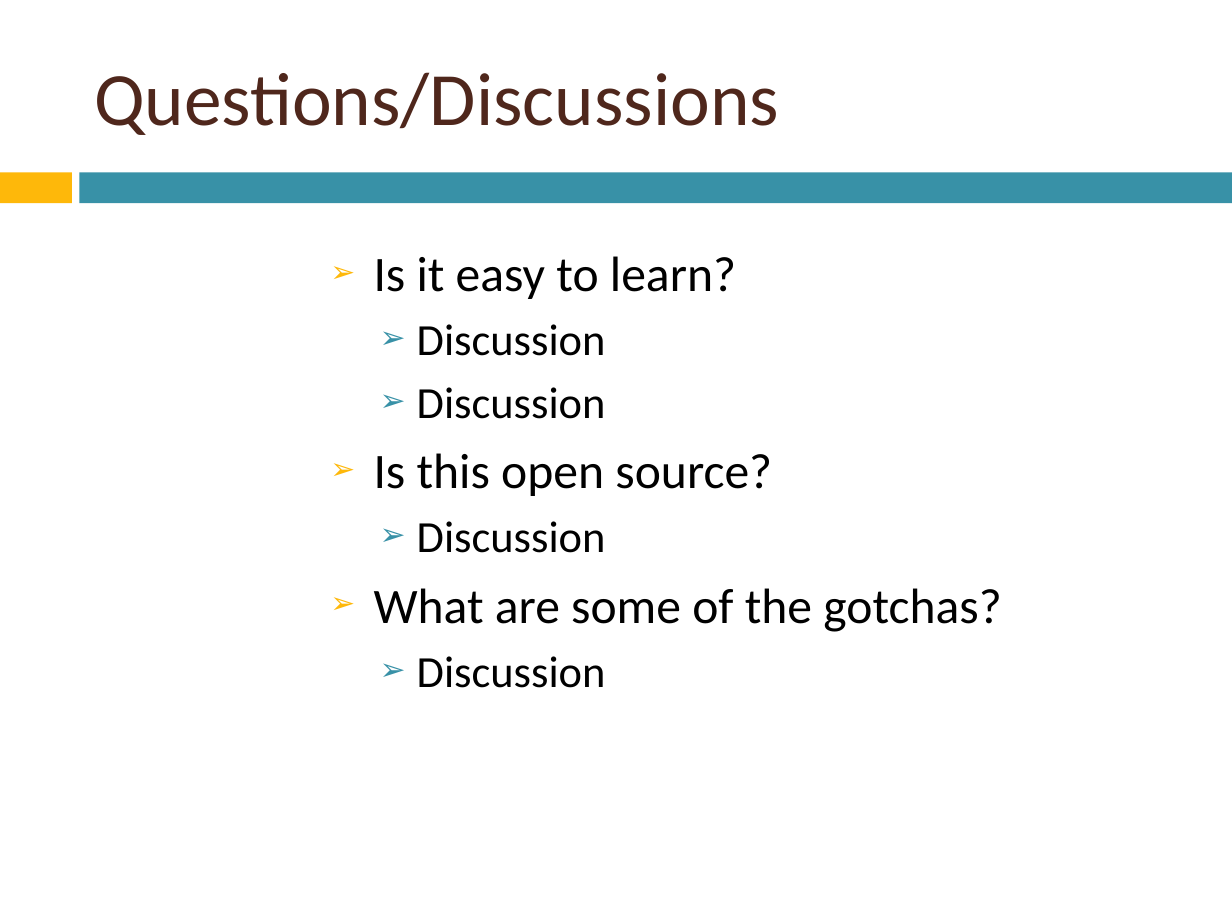
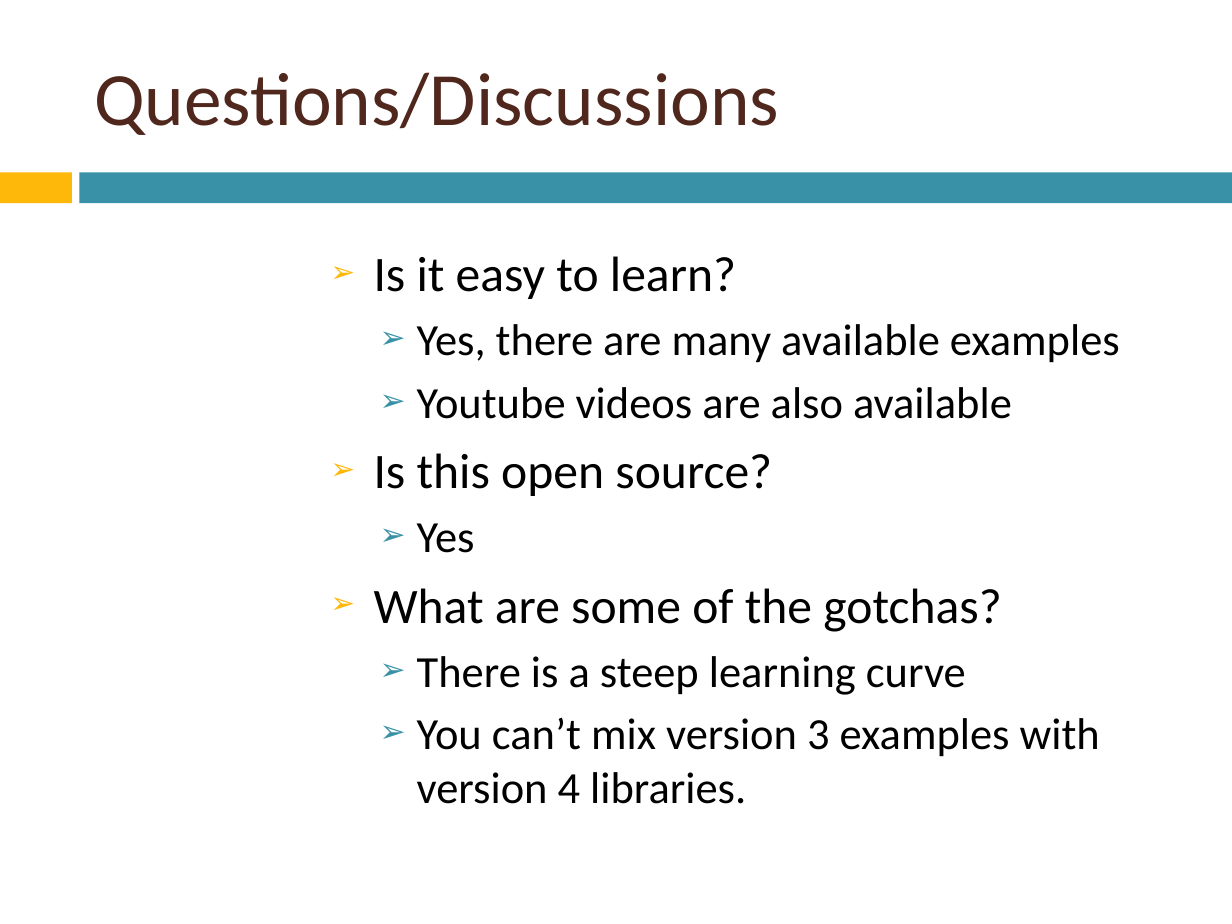
Before and after one commit to htc-ccis2591/js-library-project, a slide deck: slide 20 of D3-Library-project.pptx. Drawn at 1232x924 pixels with LibreOffice and Linux fonts; fonts in the diff are those of the drawing; background and template pictures are left out. Boxes give left, top, right and bottom in pixels: in the first picture for what was removed or moved away, otherwise in the second. Text is boxed around its words. In the diff, an @@ line names an element or a change of style, - is before the commit and + after.

```diff
--- a/D3-Library-project.pptx
+++ b/D3-Library-project.pptx
@@ text at (417, 324, 1120, 419): text changed @@
-  ➢ Discussion
-  ➢ Discussion
+  ➢ Yes, there are many available examples
+  ➢ Youtube videos are also available
@@ text at (417, 523, 475, 553): text changed @@
-  ➢ Discussion
+  ➢ Yes
@@ text at (417, 656, 1100, 804): text changed @@
-  ➢ Discussion
+  ➢ There is a steep learning curve
+  ➢ You can’t mix version 3 examples with version 4 libraries.
```
Also in this commit, not shown: 2 other slides changed, 16 slides added, 16 slides removed.
